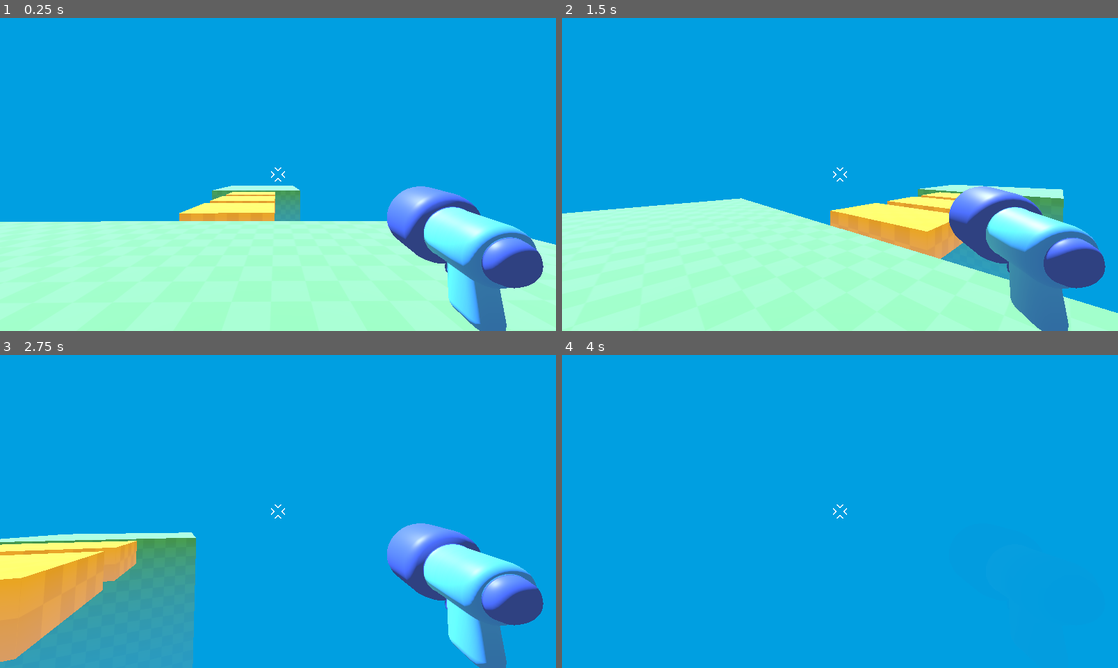
Above: before the commit, frames 1-4 (two rows, left to right).
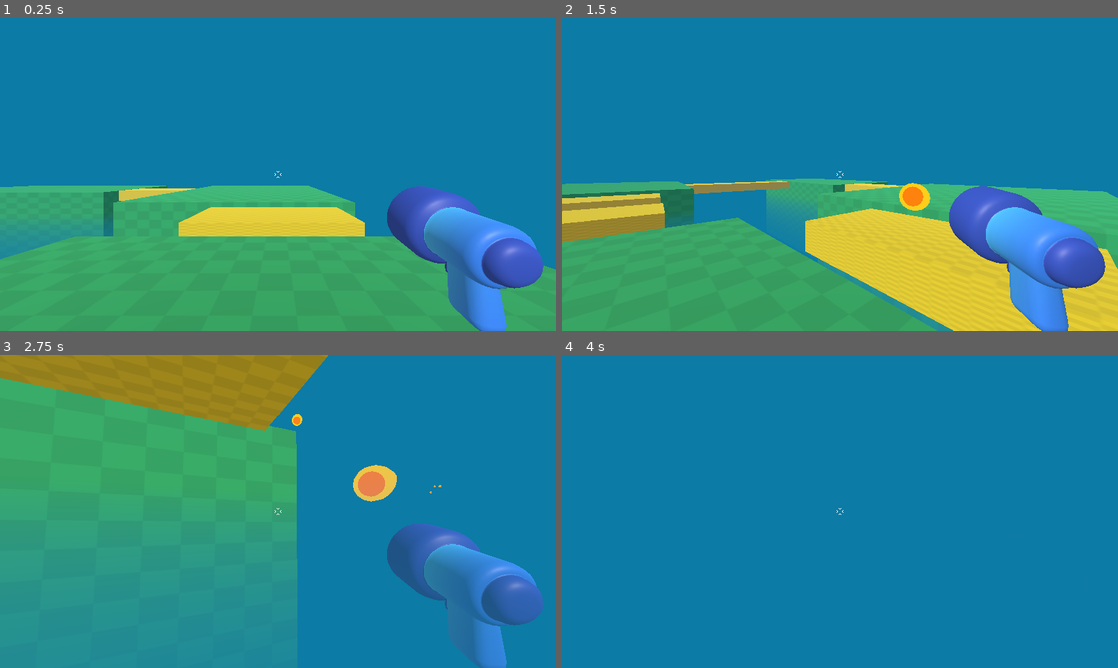
Above: after the commit, the same moments.

Repository: lanyy721/my3DGameDemo
Game: Godot game, scene res://game.tscn
Two runs of this game, one before a commit and one after it. Both use one fixed random seed, a clock stepped at 60 frames per second and the inputs below. Before the commit the project starts from res://level/temporary_level.tscn.
Inputs (mouse positions are in pixels of both pictures, inside the frame that each line leads up to):
- Up to frame 1 (0.25 s): no input
- Up to frame 2 (1.5 s): tap Enter at 0.5 s; move the mouse to (867, 174) at 0.52 s; press the mouse at (867, 174) at 0.53 s; hold W (move_forward) from 0.53 s (still down); tap Space (jump) at 0.77 s; move the mouse to (812, 174) at 1.27 s; release the mouse at (812, 174) at 1.28 s; click (812, 174) at 1.35 s
- Up to frame 3 (2.75 s): keep holding W (move_forward); tap Space (jump) at 1.52 s; move the mouse to (289, 505) at 2.02 s; press the mouse at (289, 505) at 2.03 s
- Up to frame 4 (4 s): keep holding W (move_forward); move the mouse to (834, 517) at 2.77 s; release the mouse at (834, 517) at 2.78 s; click (834, 517) at 2.85 s; tap Space (jump) at 3.02, 3.77 s; move the mouse to (878, 514) at 3.52 s; press the mouse at (878, 514) at 3.53 s

The runs differ from the first frame. In frame 1, 99% of the frame differs, in the area x 0-100%, y 0-100%; in frame 2, 99%; in frame 3, 97%; in frame 4, 100%.

Commit message:
Add shooting mechanics
Co-Authored-By: Claude Haiku 4.5 (1M context) <noreply@anthropic.com>

Diff:
--- /dev/null
+++ b/my-3d-game-demo/player/bullet_3d.gd
@@ -0,0 +1,12 @@
+extends Area3D
+
+const SPEED=20.0
+const RANGE=40.0
+
+var travelled_distance=0.0
+
+func _physics_process(delta: float) -> void:
+	position+=-transform.basis.z*SPEED*delta
+	travelled_distance+=SPEED*delta
+	if travelled_distance>RANGE:
+		queue_free()
--- a/my-3d-game-demo/player/bullet_3d.tscn
+++ b/my-3d-game-demo/player/bullet_3d.tscn
@@ -1,13 +1,17 @@
 [gd_scene format=3 uid="uid://cr2tprdus6vxy"]
 
+[ext_resource type="Script" uid="uid://cnk4ricqwtly0" path="res://player/bullet_3d.gd" id="1_hgguu"]
 [ext_resource type="PackedScene" uid="uid://b0uhicwx5i5v4" path="res://player/projectile/projectile3D.tscn" id="1_kixxk"]
 
 [sub_resource type="SphereShape3D" id="SphereShape3D_vkdpk"]
-radius = 0.29089364
+radius = 0.14496732
 
 [node name="Bullet3D" type="Area3D" unique_id=976551847]
+top_level = true
+script = ExtResource("1_hgguu")
 
 [node name="projectile_model2" parent="." unique_id=334916648 instance=ExtResource("1_kixxk")]
+transform = Transform3D(-2.1855694e-08, 0, 0.5, 0, 0.5, 0, -0.5, 0, -2.1855694e-08, 0, 0, 0)
 
 [node name="CollisionShape3D" type="CollisionShape3D" parent="." unique_id=1588865956]
 shape = SubResource("SphereShape3D_vkdpk")
--- a/my-3d-game-demo/player/player.gd
+++ b/my-3d-game-demo/player/player.gd
@@ -36,3 +36,13 @@
 		velocity.y=0.0
 
 	move_and_slide()
+	if Input.is_action_pressed("shoot") and %Timer.is_stopped():
+		shoot_bullet()
+
+func shoot_bullet():
+	const BULLET_3D=preload("res://player/bullet_3d.tscn")
+	var new_bullet=BULLET_3D.instantiate()
+	%Marker3D.add_child(new_bullet)
+	new_bullet.global_transform=%Marker3D.global_transform
+
+	%Timer.start()
--- a/my-3d-game-demo/player/player.tscn
+++ b/my-3d-game-demo/player/player.tscn
@@ -25,6 +25,10 @@
 [node name="gun_model" parent="Camera3D" unique_id=2093195418 instance=ExtResource("1_oul6g")]
 transform = Transform3D(-0.51836234, 1.4404384e-17, 0.025159413, 0.0029405232, 0.51541585, 0.060583945, -0.024986984, 0.060655262, -0.5148098, 0.71277606, -0.25749135, -0.80248225)
 
+[node name="Marker3D" type="Marker3D" parent="Camera3D" unique_id=1039000330]
+unique_name_in_owner = true
+transform = Transform3D(1, 0, 0, 0, 1, 0, 0, 0, 1, 0.7359038, -0.21361256, -1.1008031)
+
 [node name="MeshInstance3D" type="MeshInstance3D" parent="." unique_id=1620884050]
 transform = Transform3D(1, 0, 0, 0, 1, 0, 0, 0, 1, 0, 1, 0)
 visible = false
@@ -41,11 +45,16 @@
 anchor_top = 0.5
 anchor_right = 0.5
 anchor_bottom = 0.5
-offset_left = -26.0
-offset_top = -26.0
-offset_right = 26.0
-offset_bottom = 26.0
+offset_left = -13.0
+offset_top = -13.0
+offset_right = 13.0
+offset_bottom = 13.0
 grow_horizontal = 2
 grow_vertical = 2
 texture = ExtResource("3_g1dw6")
 expand_mode = 1
+
+[node name="Timer" type="Timer" parent="." unique_id=1375507540]
+unique_name_in_owner = true
+wait_time = 0.2
+one_shot = true
--- a/my-3d-game-demo/project.godot
+++ b/my-3d-game-demo/project.godot
@@ -11,7 +11,7 @@
 [application]
 
 config/name="my3DGameDemo"
-run/main_scene="uid://dp7sxe5xl5shk"
+run/main_scene="uid://d062ks68phsks"
 config/features=PackedStringArray("4.7", "Mobile")
 config/icon="res://icon.svg"
 
@@ -20,7 +20,6 @@
 window/size/viewport_width=1920
 window/size/viewport_height=1080
 window/stretch/mode="viewport"
-window/stretch/aspect="keep"
 
 [input]
 
@@ -49,6 +48,11 @@
 "events": [Object(InputEventKey,"resource_local_to_scene":false,"resource_name":"","device":-1,"window_id":0,"alt_press …(191 unchanged characters)…
 ]
 }
+shoot={
+"deadzone": 0.2,
+"events": [Object(InputEventMouseButton,"resource_local_to_scene":false,"resource_name":"","device":-1,"window_id":0,"alt_pressed":false,"shift_pressed":false,"ctrl_pressed":false,"meta_pressed":false,"button_mask":1,"position":Vector2(432, 34),"global_position":Vector2(446, 107),"factor":1.0,"button_index":1,"canceled":false,"pressed":true,"double_click":false,"script":null)
+]
+}
 
 [physics]
 
Not shown, added: my-3d-game-demo/player/bullet_3d.gd.uid
